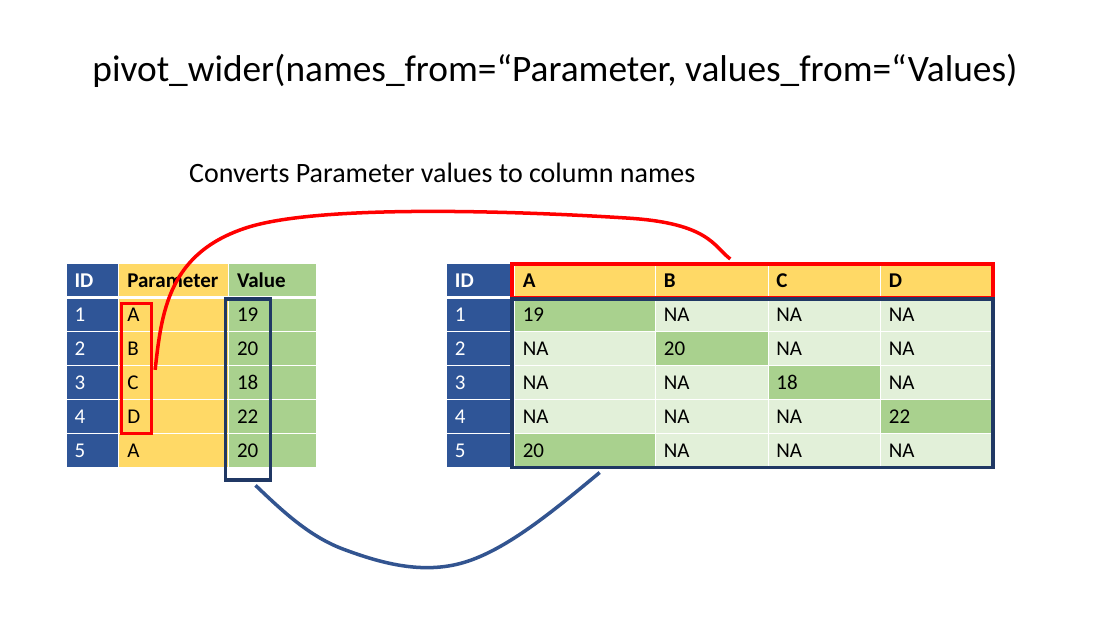
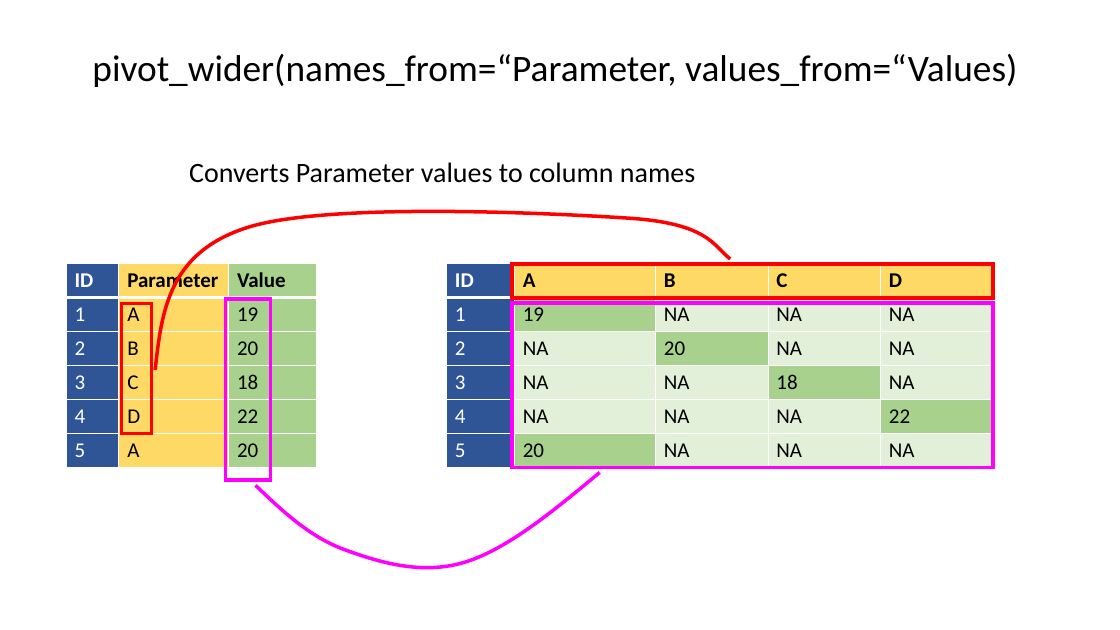
Before and after one commit to Diego-Ibarra/biol3782, a slide deck: slide 12 of week5/Lab 5 figures.pptx. Drawn at 1120x630 pixels with LibreOffice and Linux fonts; fonts in the diff are those of the drawing. Boxes give left, top, right and bottom in pixels: in the first picture for what was removed or moved away, otherwise in the second. Text is boxed around its words. In the diff, an @@ line names an element or a change of style, - is before the commit and + after.

```diff
--- a/week5/Lab 5 figures.pptx
+++ b/week5/Lab 5 figures.pptx
@@ rectangle at box(225, 299, 271, 480): outline #203864 3 pt to #FF00FF 3 pt @@
@@ rectangle at box(513, 302, 994, 467): outline #203864 3 pt to #FF00FF 3 pt @@
@@ freeform shape at box(255, 472, 600, 567): outline #325491 3 pt to #FF00FF 3 pt @@
```
Also in this commit, not shown: 2 other slides changed, 10 other files.
